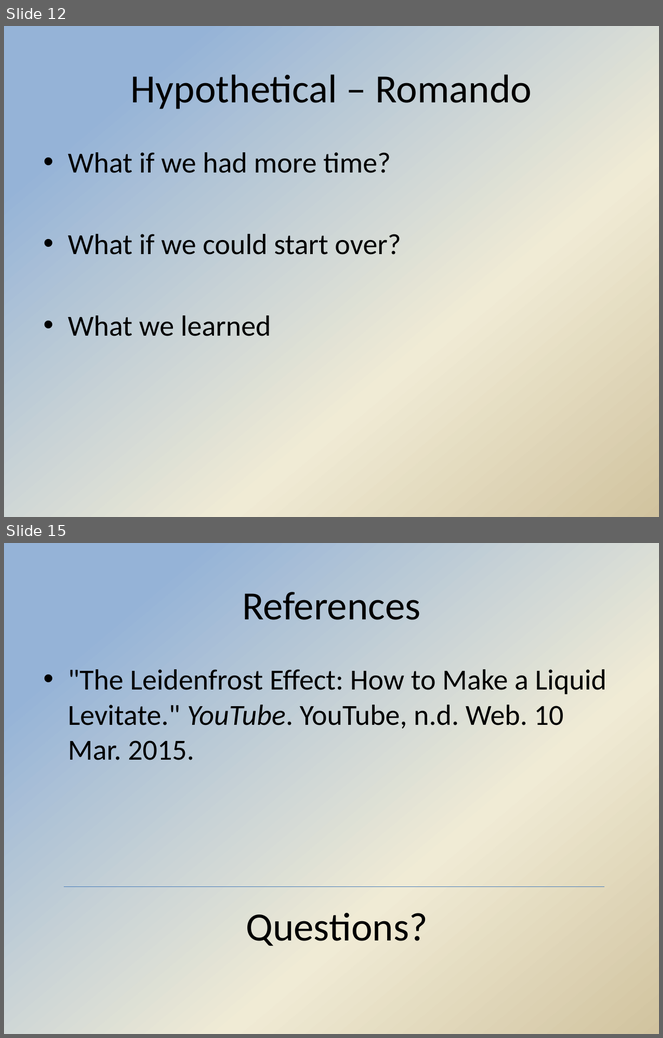
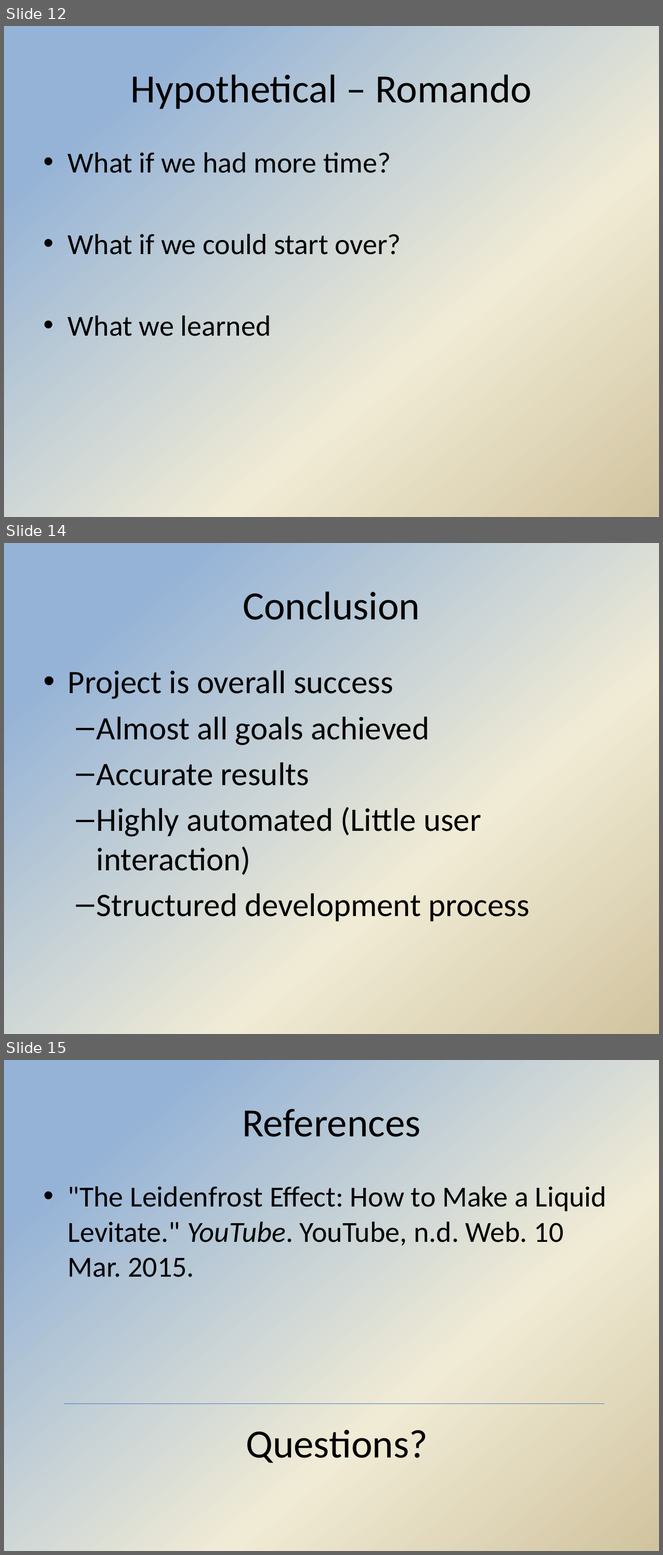
Before and after one commit to Hdtran89/ImageProcessing, a slide deck: A Team Documents/Final presentation.pptx. Shown one above the other, each under a label of ours: slides 12 and 15 before the commit, slides 12, 14 and 15 after it; the slides between them are not shown. The pictures are 663x1038 and 663x1555 pixels, drawn with LibreOffice and Linux fonts; fonts in the diff are those of the drawing; background and template pictures are left out. Boxes give left, top, right and bottom in pixels: in the first picture for what was removed or moved away, otherwise in the second. Text is boxed around its words. In the diff, an @@ line names an element or a change of style, - is before the commit and + after.

```diff
--- a/A Team Documents/Final presentation.pptx
+++ b/A Team Documents/Final presentation.pptx
@@ slide 14 added at [4,543,659,1034], background gradient #95B3D7 to #F0EBD5 to #D1C39F @@
@@ title added at [243,591,420,620], 44 pt, text #000000 @@
+Conclusion
@@ text added at [68,670,530,922], 36 pt, text #000000 @@
+• Project is overall success
+  – Almost all goals achieved
+  – Accurate results
+  – Highly automated (Little user interaction)
+  – Structured development process
```
Also in this commit, not shown: 2 slides changed, 4 other slides added, 5 slides removed.
